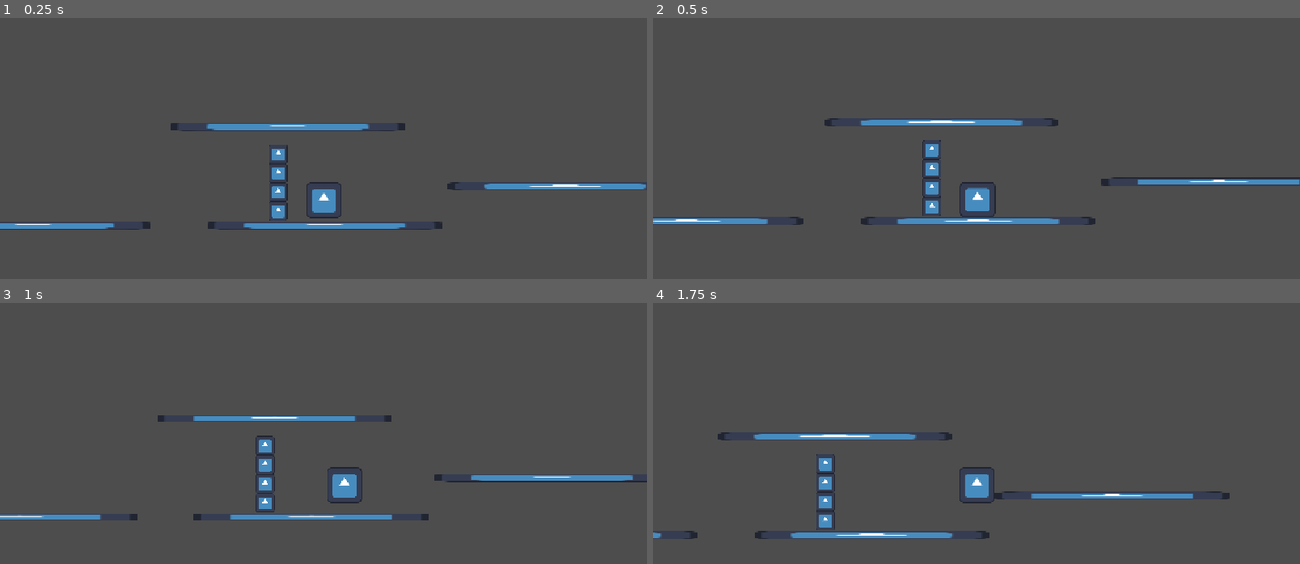
Above: before the commit, frames 1-4 (two rows, left to right).
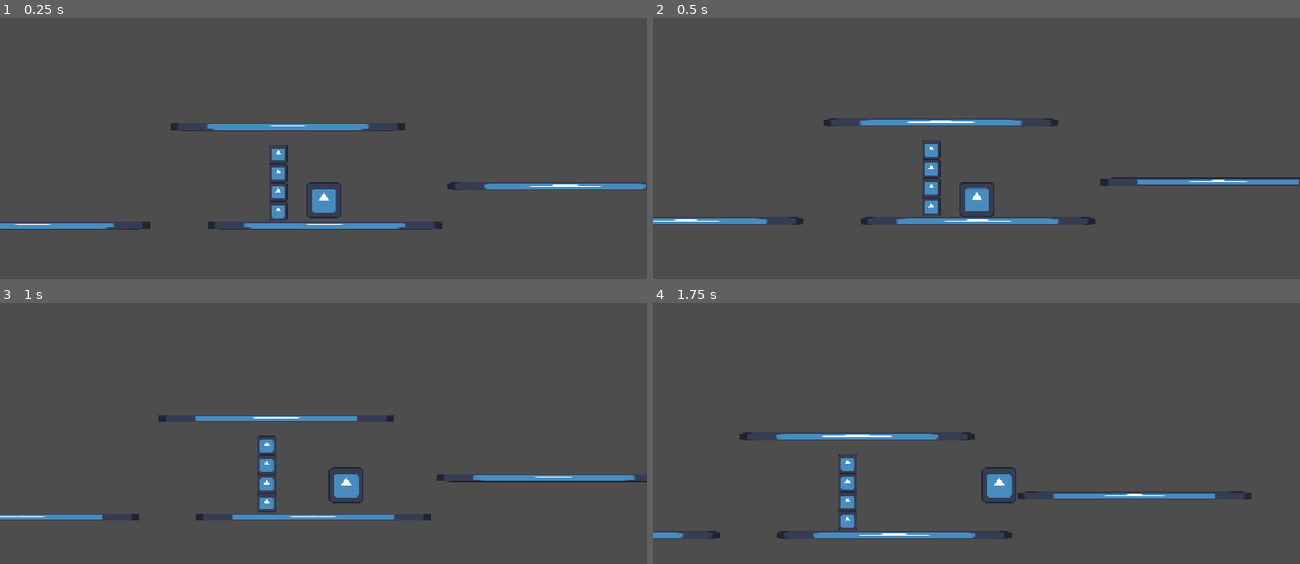
Above: after the commit, the same moments.

Repository: CheraldD/Flow
Game: Godot game, scene res://scenes/levels/level.tscn
Two runs of this game, one before a commit and one after it. Both use one fixed random seed, a clock stepped at 60 frames per second and the inputs below. The engine's default icon, where the game draws it, is replaced by a stand-in: a white triangle on a blue panel in a dark square.
Inputs:
- Up to frame 1 (0.25 s): no input
- Up to frame 2 (0.5 s): no input
- Up to frame 3 (1 s): tap Enter (ui_accept) at 0.5, 0.6, 0.77 s; hold Right (ui_right) from 0.53 s (still down)
- Up to frame 4 (1.75 s): keep holding Right (ui_right); tap Enter (ui_accept) at 1.07, 1.35, 1.52 s

Frame 1 is identical in both runs. In frame 2, 0.3% of the frame differs, in the area x 0-100%, y 39-79%; in frame 3, 0.5%; in frame 4, 3.0%, in the area x 0-93%, y 49-91%.

Commit message:
камера теперь идеально плавная

Diff:
--- a/scenes/player/movement.gd
+++ b/scenes/player/movement.gd
@@ -4,7 +4,6 @@
 @export var max_speed = 1000.0
 @export var acceleration = 40.0
 @export var friction = 37.0
-# Jump Velocity теперь определяет МАКСИМАЛЬНУЮ высоту прыжка
 @export var jump_velocity = -800.0
 var gravity = 1000.0
 
@@ -14,7 +13,11 @@
 
 # --- Переменные Камеры ---
 @export var camera_max_offset_x = 150.0
-@export var camera_lerp_speed = 25.0
+
+# скорость «разгона» и «торможения» камеры при смене направления
+@export var camera_input_smooth_speed = 6.0
+# скорость смещения уже сглаженной цели камеры
+@export var camera_offset_smooth_speed = 100.0
 
 # --- Переменные Тряски Камеры ---
 @export var landing_shake_strength = 5.0
@@ -28,98 +31,82 @@
 # --- Отслеживающие переменные ---
 var was_in_air = false
 var current_shake_strength = 0.0
-
-
-func _ready():
-	# Настройки узлов Timer...
-	pass
+# отслеживаем «выход» камеры вперёд/назад
+var camera_target_direction = 0.0
 
 
 func _physics_process(delta):
-	# --- ИЗМЕНЕННЫЙ БЛОК: Гравитация и Переменный Прыжок ---
-	# Мы немного перестраиваем логику для лучшего контроля
-
-	# Если игрок отпускает кнопку прыжка в момент взлета, "обрубаем" скорость
+	# --- Прыжок и вариабельная гравитация ---
 	if Input.is_action_just_released("ui_accept") and velocity.y < 0:
-		# Мы не ставим скорость в 0, а просто сильно ее уменьшаем (например, вдвое),
-		# чтобы прыжок не прерывался слишком резко.
 		velocity.y *= 0.5
-
-	# Применяем гравитацию
 	if velocity.y > 0:
 		velocity.y += gravity * fall_gravity_multiplier * delta
 	else:
 		velocity.y += gravity * jump_hang_gravity_multiplier * delta
-	# ------------------------------------
 
-	# --- Буферизация Прыжка ---
+	# --- Буферизация прыжка ---
 	if Input.is_action_just_pressed("ui_accept"):
 		jump_buffer_timer.start()
-
-	# --- Выполнение Прыжка ---
 	if not jump_buffer_timer.is_stopped() and is_on_floor():
 		velocity.y = jump_velocity
 		jump_buffer_timer.stop()
 
-	# --- Проверка Приземления для Тряски Камеры ---
+	# --- Тряска при приземлении ---
 	if is_on_floor() and was_in_air:
 		start_camera_shake(landing_shake_strength, landing_shake_duration)
 	was_in_air = not is_on_floor()
 
-	# --- Движение Влево-Вправо ---
+	# --- Управление персонажем ---
 	var direction = Input.get_axis("ui_left", "ui_right")
-	var current_acceleration = acceleration
-	if not is_on_floor():
-		current_acceleration *= air_control_factor
+	var effective_acc = acceleration if is_on_floor() else acceleration * air_control_factor
 
-	if direction:
-		velocity.x = move_toward(velocity.x, direction * max_speed, current_acceleration)
+
+	if direction != 0:
+		velocity.x = move_toward(velocity.x, direction * max_speed, effective_acc)
 	else:
 		velocity.x = move_toward(velocity.x, 0, friction)
 
 	move_and_slide()
+	update_camera_target(direction, delta)
 	update_camera_offset(delta)
 
 
-# Эта функция вызывается в _physics_process
-func update_camera_offset(delta):
-	# Рассчитываем целевое смещение от скорости
-	var target_offset_x = - (velocity.x / max_speed) * camera_max_offset_x
-
-	# Плавно двигаем текущее смещение к целевому.
-	# Это смещение будет комбинироваться со смещением от тряски в _process.
-	var final_offset_x = lerp(camera.offset.x, target_offset_x, camera_lerp_speed * delta)
-
-	# Применяем итоговое смещение по X.
-	# Ось Y будет управляться только функцией тряски.
-	camera.offset.x = final_offset_x
+# сглаживаем цель камеры на основе входа игрока
+func update_camera_target(direction: float, delta: float) -> void:
+	# move_toward ведёт себя как реальное ускорение/торможение:
+	camera_target_direction = move_toward(
+		camera_target_direction,
+		direction,
+		camera_input_smooth_speed * delta
+	)
 
 
-# Эта функция запускает тряску
-func start_camera_shake(strength, duration):
-	self.current_shake_strength = strength
+# плавно смещаем камеру к цели
+func update_camera_offset(delta: float) -> void:
+	var desired_offset_x = -camera_target_direction * camera_max_offset_x
+	camera.offset.x = lerp(
+		camera.offset.x,
+		desired_offset_x,
+		camera_offset_smooth_speed * delta
+	)
+
+
+func start_camera_shake(strength: float, duration: float) -> void:
+	current_shake_strength = strength
 	camera_shake_timer.wait_time = duration
 	camera_shake_timer.start()
 
 
-# _process используется для визуальных эффектов, не зависящих от физики
-func _process(delta):
+func _process(delta: float) -> void:
 	if not camera_shake_timer.is_stopped():
-		# Если таймер тряски работает...
-		var random_offset_x = randf_range(-current_shake_strength, current_shake_strength)
-		var random_offset_y = randf_range(-current_shake_strength, current_shake_strength)
+		camera.offset.x += randf_range(-current_shake_strength, current_shake_strength)
+		camera.offset.y = randf_range(-current_shake_strength, current_shake_strength)
+	else:
+		# плавно возвращаем Y-смещение на 0 после тряски
+		camera.offset.y = lerp(camera.offset.y, 0.0, camera_offset_smooth_speed * delta)
+		current_shake_strength = 0.0
 
-		# Прибавляем случайное смещение к камере.
-		# Это не перезапишет смещение от скорости, а добавится к нему.
-		camera.offset.x += random_offset_x
-		camera.offset.y = random_offset_y
-	else:
-		# Если таймер не работает, сбрасываем силу тряски...
-		self.current_shake_strength = 0.0
-		# ...и плавно возвращаем камеру в центр по оси Y.
-		camera.offset.y = lerp(camera.offset.y, 0.0, camera_lerp_speed * delta)
 
-# Пустая функция для сигнала timeout от CameraShakeTimer
-# Ты должен подключить этот сигнал к этой функции в редакторе
-func _on_camera_shake_timer_timeout():
+func _on_CameraShakeTimer_timeout() -> void:
+	# здесь можно сделать дополнительную логику по завершению тряски
 	pass
Not shown, added: scenes/levels/level.tscn14914505367.tmp
